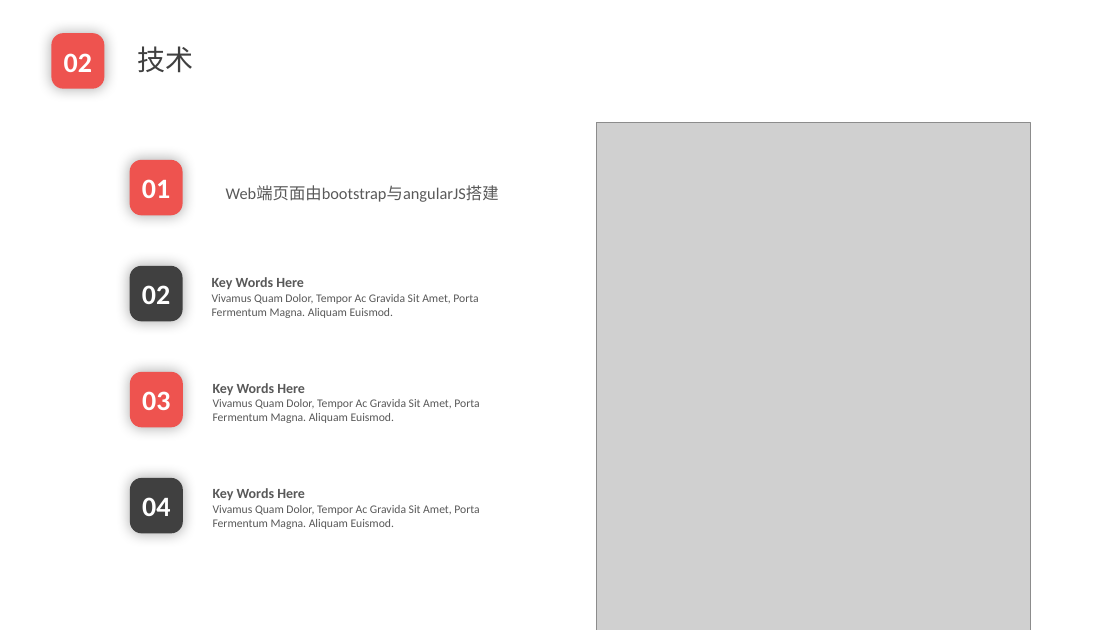
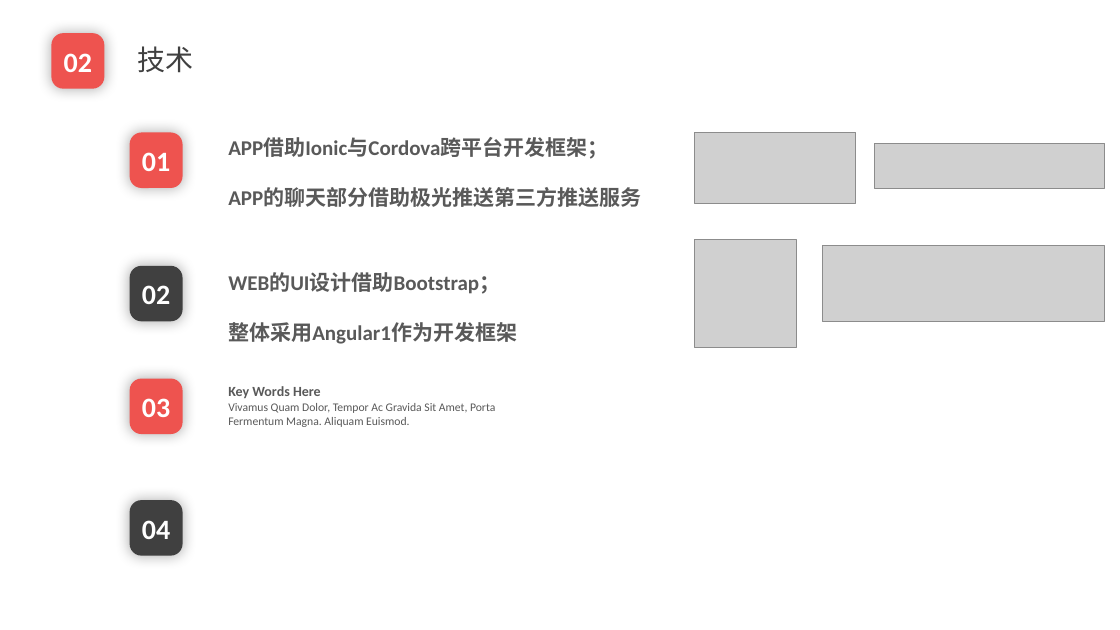
Before and after one commit to EnInternalChat/se2017, a slide deck: slide 14 of doc/3B报告.pptx (slide 16 before the commit). Drawn at 1120x630 pixels with LibreOffice and Linux fonts; fonts in the diff are those of the drawing; grey boxes stand for pictures; background and template pictures are left out. Boxes give left, top, right and bottom in pixels: in the first picture for what was removed or moved away, otherwise in the second. Text is boxed around its words. In the diff, an @@ line names an element or a change of style, - is before the commit and + after.

```diff
--- a/doc/3B报告.pptx
+++ b/doc/3B报告.pptx
@@ rounded rectangle "01": place and size @@
-rounded rectangle "01" at (129, 160, 182, 215)
+rounded rectangle "01" at (129, 133, 182, 188)
@@ text at (228, 137, 641, 207): text changed; size 14 to 18 pt; bold on @@
-Web端页面由bootstrap与angularJS搭建
+APP借助Ionic与Cordova跨平台开发框架；
+APP的聊天部分借助极光推送第三方推送服务
@@ picture removed at (597, 123, 1030, 630) @@
@@ picture added at (695, 133, 856, 203) @@
@@ picture added at (875, 143, 1105, 187) @@
@@ picture added at (695, 240, 797, 348) @@
@@ picture added at (823, 245, 1105, 321) @@
@@ text removed at (212, 277, 478, 318) @@
-Key Words Here
-Vivamus Quam Dolor, Tempor Ac Gravida Sit Amet, Porta Fermentum Magna. Aliquam Euismod.
@@ text added at (228, 272, 517, 344), 18 pt, text #595959, bold @@
+WEB的UI设计借助Bootstrap；
+整体采用Angular1作为开发框架
@@ rounded rectangle "03": place and size @@
-rounded rectangle "03" at (130, 372, 183, 428)
+rounded rectangle "03" at (129, 379, 182, 434)
@@ text "Key Words Here": place and size @@
-text "Key Words Here" at (213, 383, 479, 423)
+text "Key Words Here" at (228, 386, 495, 427)
@@ rounded rectangle "04": place and size @@
-rounded rectangle "04" at (130, 478, 183, 534)
+rounded rectangle "04" at (129, 500, 182, 555)
@@ text removed at (213, 488, 479, 529) @@
-Key Words Here
-Vivamus Quam Dolor, Tempor Ac Gravida Sit Amet, Porta Fermentum Magna. Aliquam Euismod.
```
Also in this commit, not shown: 13 other slides changed, 5 slides added, 6 slides removed, 14 other files.
